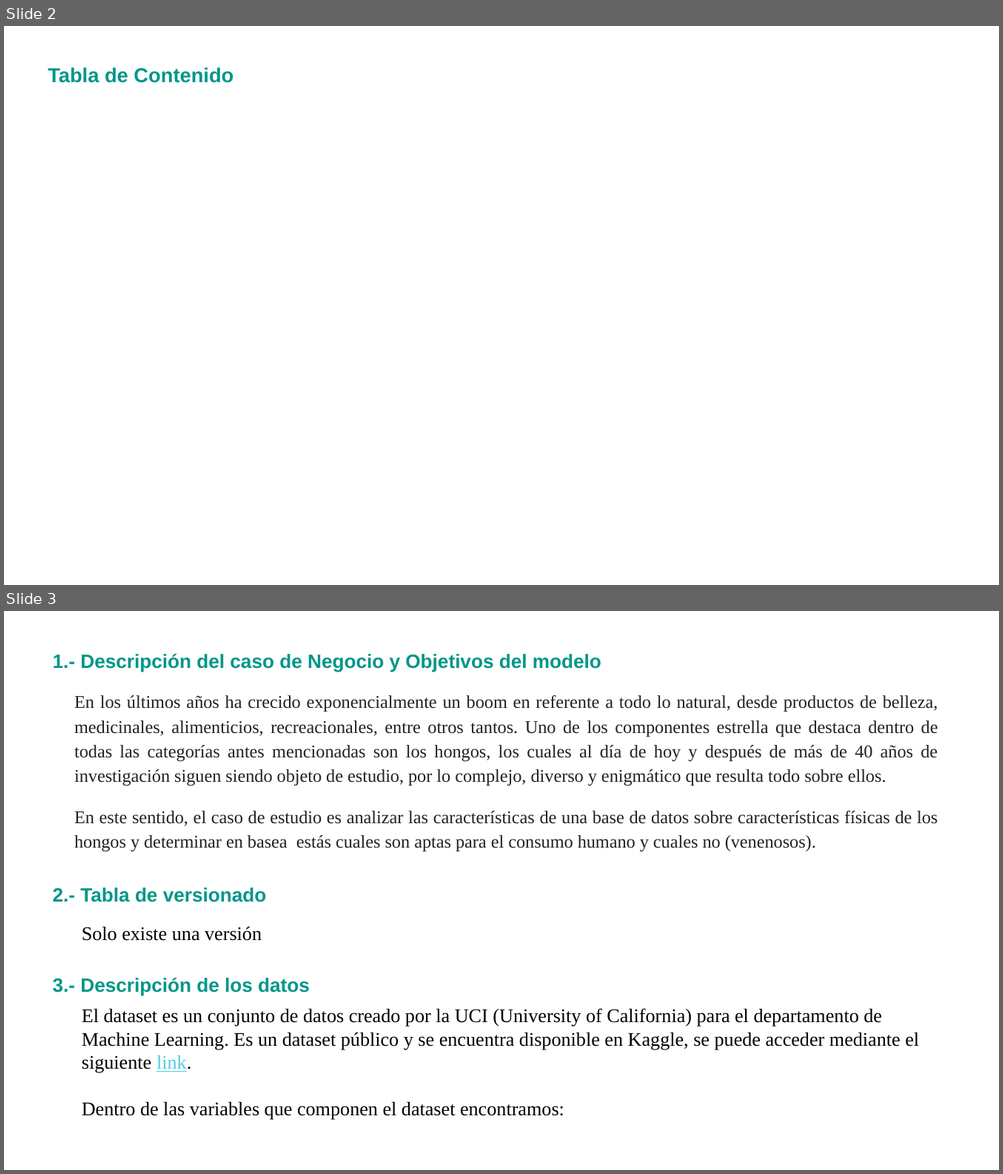
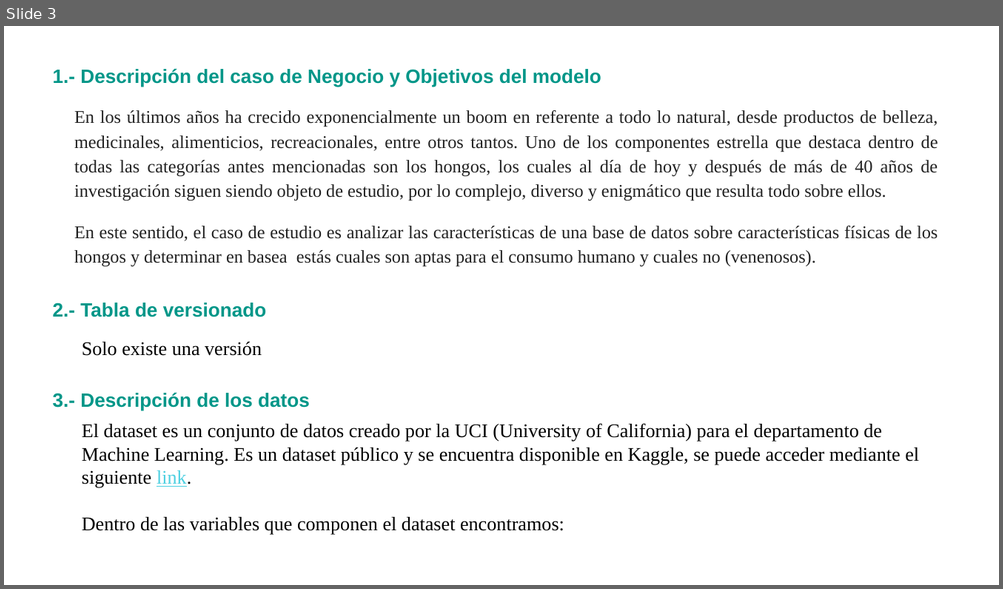
Before and after one commit to Saaras225/mushroom-dataScience, a slide deck: Estudio sobre los hongos_ Modelo predictivo para determinar su consumo.pptx. Shown one above the other, each under a label of ours: slides 2 and 3 before the commit, slide 3 after it. The pictures are 1003x1174 and 1003x589 pixels, drawn with LibreOffice and Linux fonts; fonts in the diff are those of the drawing. Boxes give left, top, right and bottom in pixels: in the first picture for what was removed or moved away, otherwise in the second. Text is boxed around its words. In the diff, an @@ line names an element or a change of style, - is before the commit and + after.

```diff
--- a/Estudio sobre los hongos_ Modelo predictivo para determinar su consumo.pptx
+++ b/Estudio sobre los hongos_ Modelo predictivo para determinar su consumo.pptx
@@ slide 2 removed at (4,26,999,585), background #FFFFFF @@
@@ title removed at (48,67,233,83) @@
-Tabla de Contenido
```
Also in this commit, not shown: 1 slide changed, 8 slides added, 1 other slide removed.
